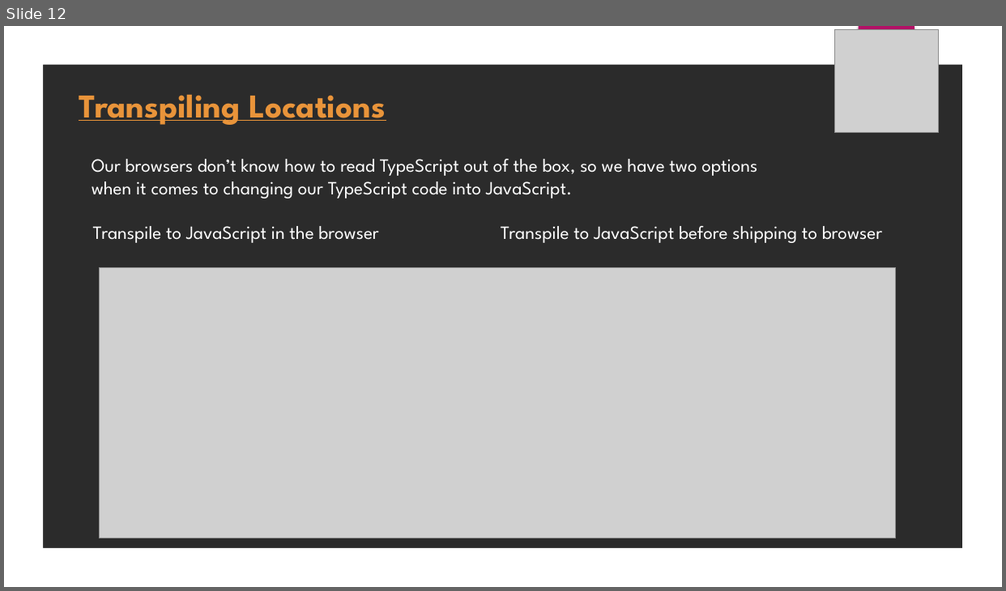
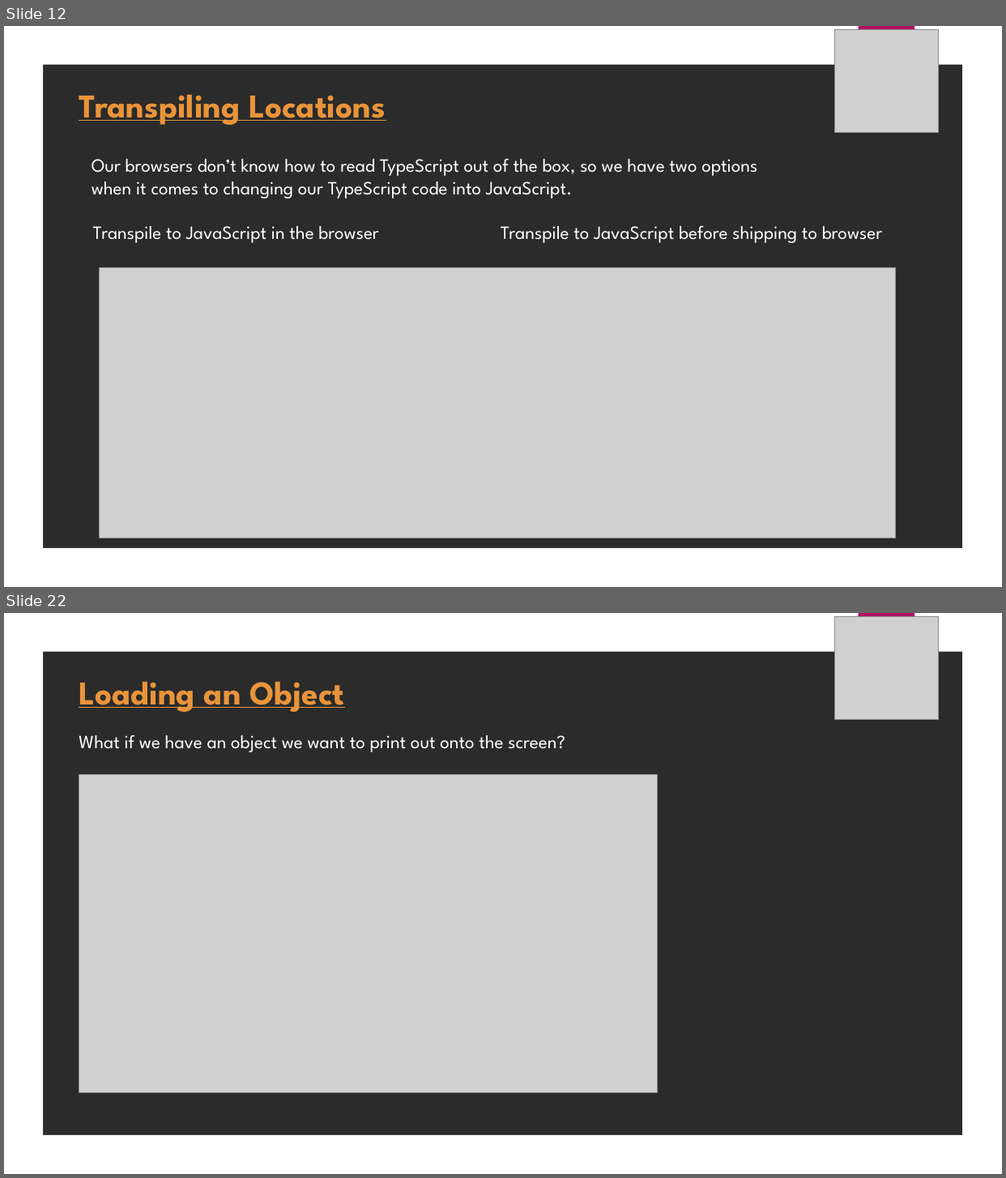
Before and after one commit to uiravi/Angular-pptx, a slide deck: Angular.pptx. Shown one above the other, each under a label of ours: slide 12 before the commit, slides 12 and 22 after it; the slides between them are not shown. The pictures are 1006x591 and 1006x1178 pixels, drawn with LibreOffice and Linux fonts; fonts in the diff are those of the drawing; grey boxes stand for pictures; background and template pictures are left out; a plain dark background stands for a picture behind light text. Boxes give left, top, right and bottom in pixels: in the first picture for what was removed or moved away, otherwise in the second. Text is boxed around its words. In the diff, an @@ line names an element or a change of style, - is before the commit and + after.

```diff
--- a/Angular.pptx
+++ b/Angular.pptx
@@ slide 22 added at box(4, 613, 1002, 1174), background picture (left out); not listed: 2 template elements that a slide beside it also shows @@
@@ picture added at box(835, 617, 938, 720) @@
@@ text added at box(79, 681, 344, 712), 32 pt, text #E9943A, bold, underline @@
+Loading an Object
@@ text added at box(79, 735, 565, 752), 18 pt, text #FFFFFF @@
+What if we have an object we want to print out onto the screen?
@@ picture added at box(79, 775, 658, 1093) @@
```
Also in this commit, not shown: 1 slide changed, 10 other slides added.
